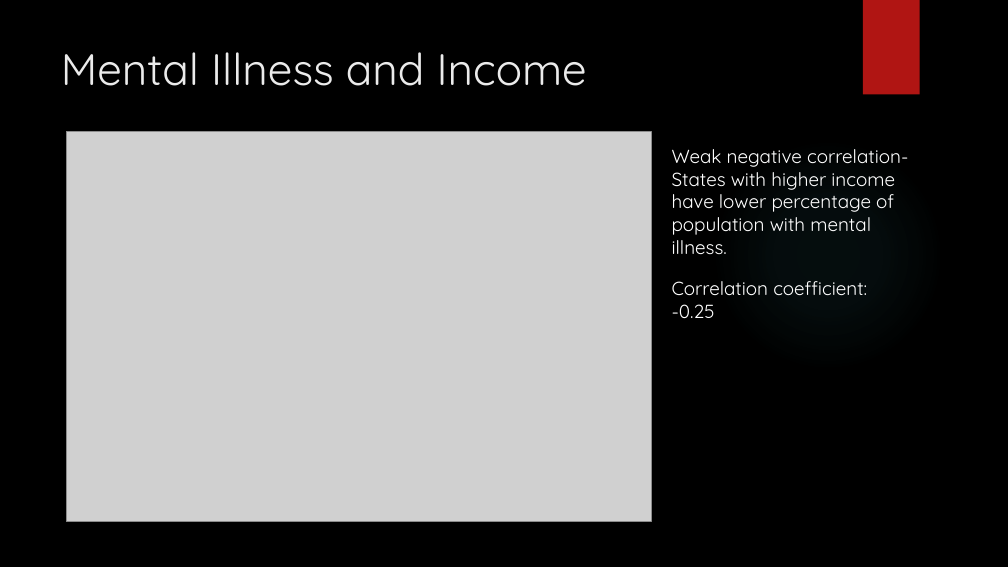
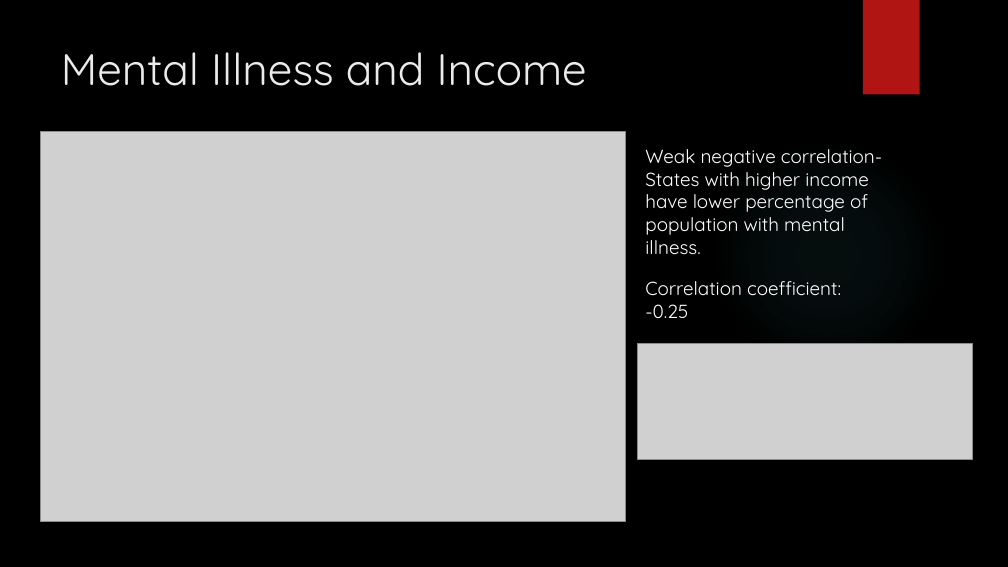
Before and after one commit to brian-e-haley/Mental_health_US, a slide deck: slide 8 of Output/MentalHealth_in_the_US.pptx (slide 7 before the commit). Drawn at 1008x567 pixels with LibreOffice and Linux fonts; fonts in the diff are those of the drawing; grey boxes stand for pictures; background and template pictures are left out. Boxes give left, top, right and bottom in pixels: in the first picture for what was removed or moved away, otherwise in the second. Text is boxed around its words. In the diff, an @@ line names an element or a change of style, - is before the commit and + after.

```diff
--- a/Output/MentalHealth_in_the_US.pptx
+++ b/Output/MentalHealth_in_the_US.pptx
@@ 2 texts, 1 picture: place and size @@
-2 texts, 1 picture at (67,132,908,522)
+2 texts, 1 picture at (40,132,882,522)
@@ picture added at (637,343,972,459) @@
```
Also in this commit, not shown: 3 other slides changed, 1 slide added, 3 other files.
